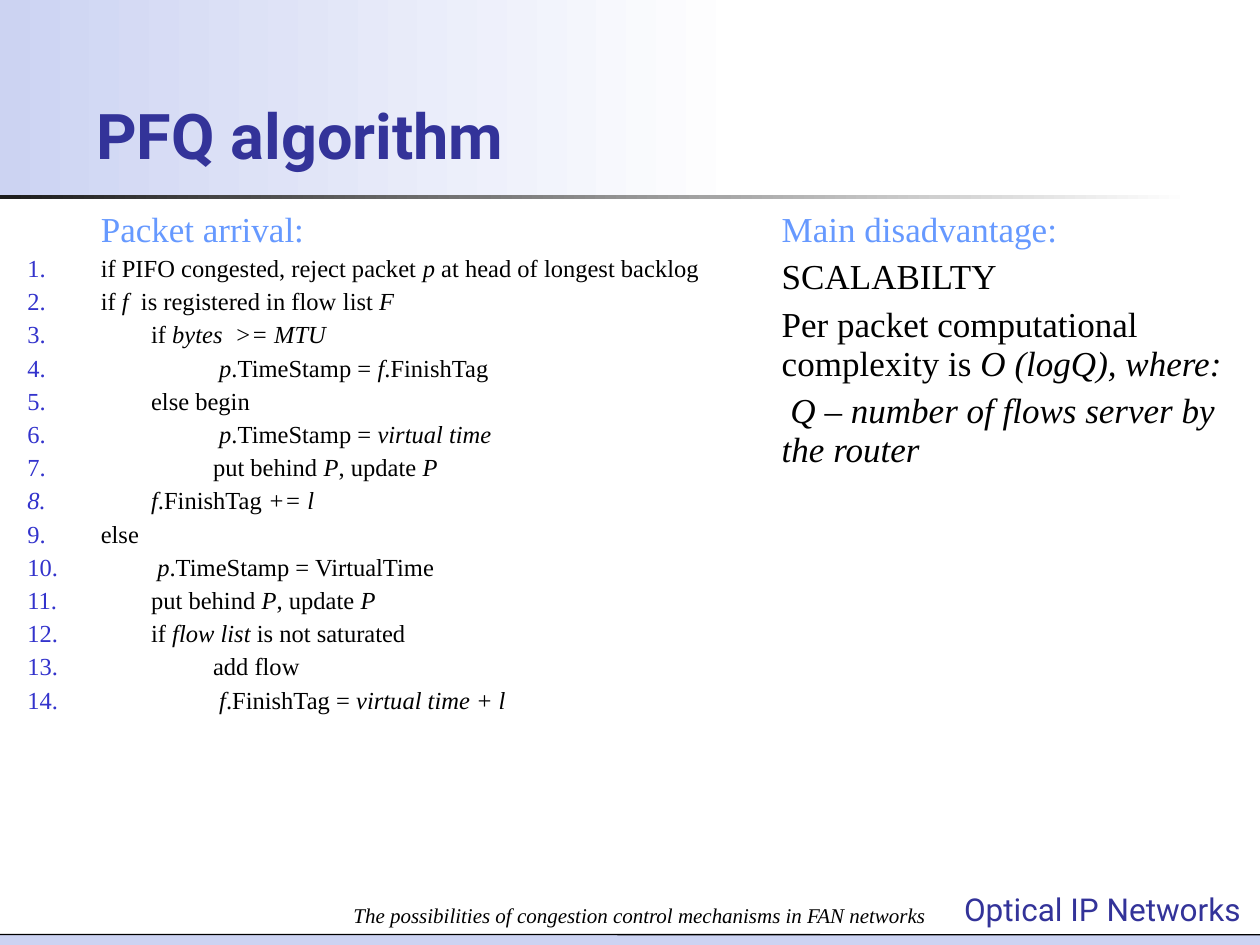
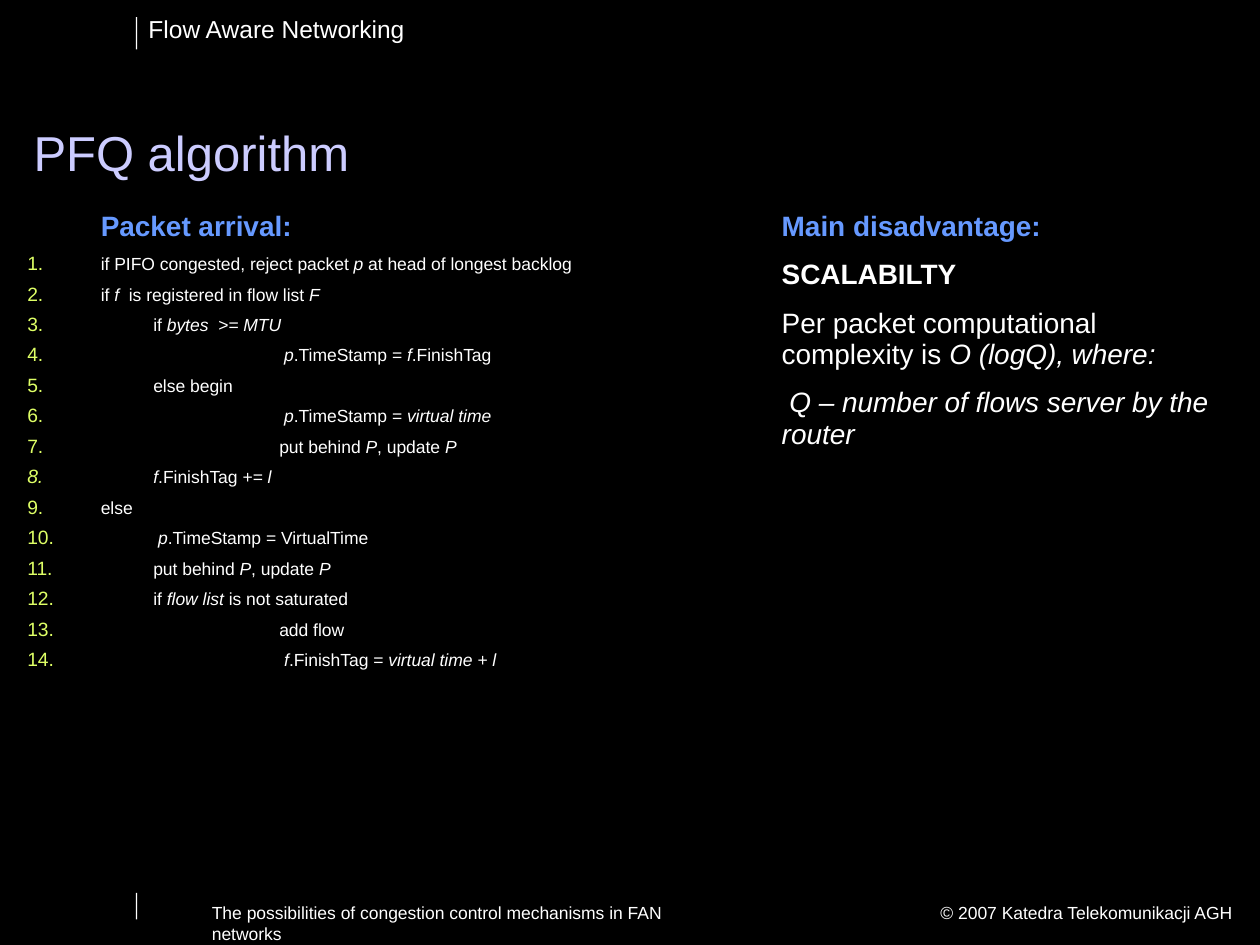
Before and after one commit to jpalider/fansimulator, a slide deck: slide 9 of seminarium/Optical IP Networks - FAN presentation_Dominik.ppt (slide 7 before the commit). Drawn at 1260x945 pixels with LibreOffice and Linux fonts; fonts in the diff are those of the drawing; background and template pictures are left out. Boxes give left, top, right and bottom in pixels: in the first picture for what was removed or moved away, otherwise in the second. Text is boxed around its words. In the diff, an @@ line names an element or a change of style, - is before the commit and + after.

```diff
--- a/seminarium/Optical IP Networks - FAN presentation_Dominik.ppt
+++ b/seminarium/Optical IP Networks - FAN presentation_Dominik.ppt
@@ background #FFFFFF to #000000 @@
@@ rectangle removed at (0, 0, 746, 199) @@
@@ line added from (136, 18) to (136, 49), #FFFFFF 0.74 pt @@
@@ text added at (148, 20, 405, 43), 14 pt, text #FFFFFF @@
+Flow Aware Networking
@@ title "PFQ algorithm": place and size @@
-title "PFQ algorithm" at (96, 111, 504, 172)
+title "PFQ algorithm" at (34, 135, 349, 181)
@@ title "PFQ algorithm" at (34, 135, 349, 181): size 36 to 28 pt, font Roboto to Arial, text colour #333399 to #CCCCFF, bold off; line spacing 1.01 to 0.9 @@
@@ rectangle removed at (0, 195, 1191, 200) @@
@@ table at (15, 204, 1236, 810) @@
@@ size 20 to 16 pt in "Packet arrival:", "Main disadvantage:", "SCALABILTY", "Per packet computational complexity is O (logQ), ..." and 1 more places @@
@@ font Times New Roman to Arial, text colour #000000 to #FFFFFF @@
@@ bold on in "Packet arrival:", "Main disadvantage:", "SCALABILTY" @@
@@ size 14 to 10 pt in "if PIFO congested, reject packet p at ...", "if f is registered in flow list ...", "if bytes >= MTU", "p.TimeStamp = f.FinishTag" and 10 more places @@
@@ more space between paragraphs @@
@@ bullet colour #3333CC to #DFFF66 @@
@@ line added from (136, 893) to (136, 920), #FFFFFF 0.74 pt @@
@@ text "The possibilities of congestion control ...": place and size @@
-text "The possibilities of congestion control ..." at (353, 908, 925, 928)
+text "The possibilities of congestion control ..." at (212, 906, 662, 940)
@@ text "The possibilities of congestion control ..." at (212, 906, 662, 940): size 12 to 10 pt, font Times New Roman to Arial, text colour #000000 to #FFFFFF, italic off; alignment centre to left; vertical alignment bottom to top @@
@@ text removed at (964, 897, 1241, 928) @@
-Optical IP Networks
@@ text added at (958, 906, 1232, 923), 10 pt, text #FFFFFF @@
+© 2007 Katedra Telekomunikacji AGH
@@ rectangle removed at (0, 935, 1260, 945) @@
@@ line removed from (0, 935) to (1260, 935) @@
```
Also in this commit, not shown: 10 other slides changed, 6 slides added.
